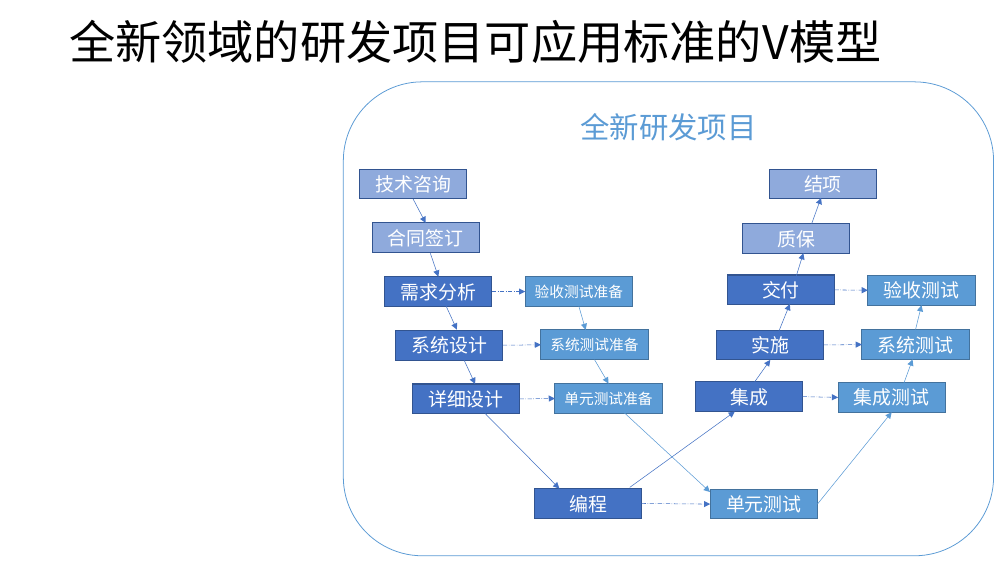
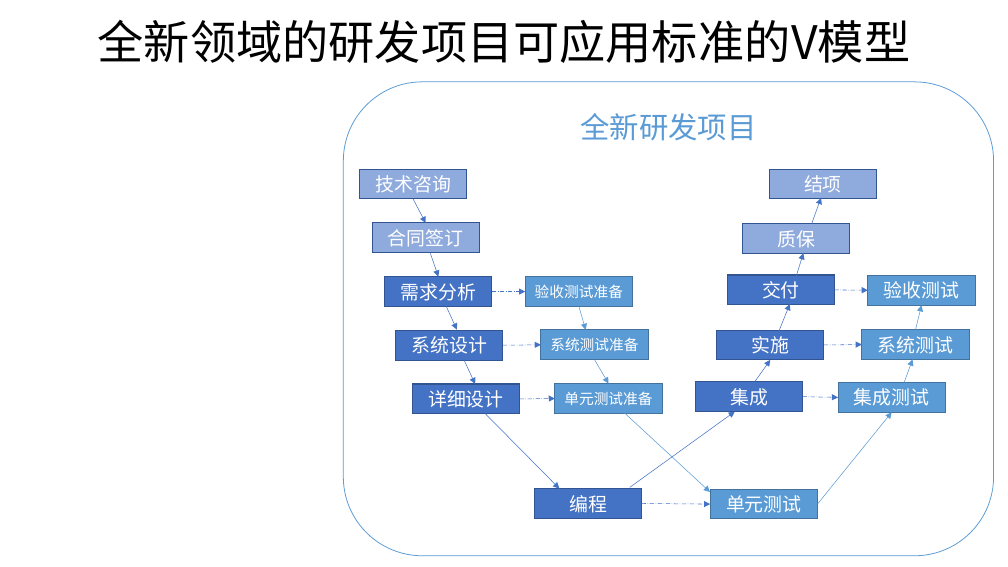
Before and after one commit to phenixiii/software-engineering-technology, a slide deck: slide 2 of ISO/作业指导书/00软件实现和服务提供作业指导书.pptx. Drawn at 1008x567 pixels with LibreOffice and Linux fonts; fonts in the diff are those of the drawing. Boxes give left, top, right and bottom in pixels: in the first picture for what was removed or moved away, otherwise in the second. Text is boxed around its words. In the diff, an @@ line names an element or a change of style, - is before the commit and + after.

```diff
--- a/ISO/作业指导书/00软件实现和服务提供作业指导书.pptx
+++ b/ISO/作业指导书/00软件实现和服务提供作业指导书.pptx
@@ title "全新领域的研发项目可应用标准的V模型": place and size @@
-title "全新领域的研发项目可应用标准的V模型" at [69, 20, 882, 63]
+title "全新领域的研发项目可应用标准的V模型" at [98, 20, 911, 63]
@@ title "全新领域的研发项目可应用标准的V模型" at [98, 20, 911, 63]: alignment left to centre @@
```
Also in this commit, not shown: 11 other slides changed, 11 slides added, 2 other files.
